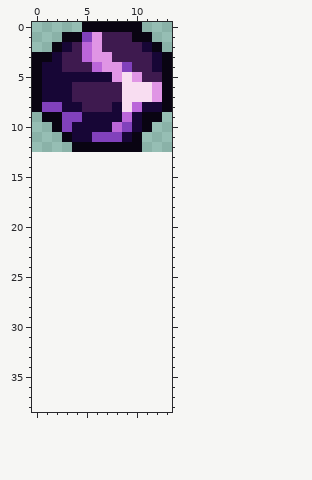
One commit to this pixel-art sprite: NPCs/Critters/FallingComet.png. Above: the version before the commit.
The file is 28x26 pixels, drawn in blocks of 2x2; one block is one cell here. The old version is drawn lined up with the new one, on the new canvas.
And afterwards:
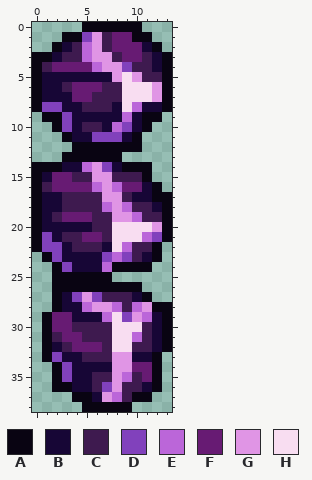
Palette (. is transparent): A #090412  B #170636  C #3e1a4f  D #8141bc  E #bb66d9  F #671b73  G #e095e5  H #f8ddf1
The edit:
canvas 14x13 -> 14x39
y 1: x 8..9 CC -> FF
y 2: x 8..10 CCC -> FFF
y 3: x 9..10 CC -> FF
y 4: x 1..5 BBCCC -> CFFFF
y 6: x 3..6 BCCC -> CFFF
y 7: x 4..5 CC -> FF
y 9: x 4 D -> B
y 10: x 5..6 BB -> CC
y 13: x 3..8 ...... -> AAAAAA
y 14: x 0..11 ............ -> AAABBEGDBAAA
y 15: x 0..11 ............ -> ABFFCCGGCCCA
y 16: x 0..12 ............. -> ACFFFFEGEFFBA
y 17: x 0..13 .............. -> ABBCCCCGGCBBAA
y 18: x 0..13 .............. -> ABBCCCCEGECCBA
y 19: x 0..13 .............. -> ABCFFFCCGGECCA
y 20: x 0..13 .............. -> ABBBBBCCHHHHGA
y 21: x 0..13 .............. -> ADBCCFFCHHHEDA
y 22: x 0..12 ............. -> ADDBCCCBHECCA
y 23: x 1..12 ............ -> ADBBBBDEDCBA
y 24: x 2..11 .......... -> ADBBBEAAAA
y 25: x 2..7 ...... -> AAAAAA
y 26: x 2..10 ......... -> AAAAAAAAA
y 27: x 2..11 .......... -> ABDGDCCCBA
y 28: x 2..13 ............ -> ABBEGGECEGAA
y 29: x 1..13 ............. -> AFFBBBEHDGEBA
y 30: x 1..13 ............. -> AFFCCCCHHHCBA
y 31: x 1..13 ............. -> ACFFCCCHHECBA
y 32: x 1..13 ............. -> ABCFFFCHHCCBA
y 33: x 1..12 ............ -> ADBBCCCGGBBA
y 34: x 2..12 ........... -> ADBBBBGGFFA
y 35: x 2..12 ........... -> ADBBCCGECFA
y 36: x 2..12 ........... -> AABBCDGCCBA
y 37: x 4..11 ........ -> AABGECAA
y 38: x 5..9 ..... -> AAAAA
